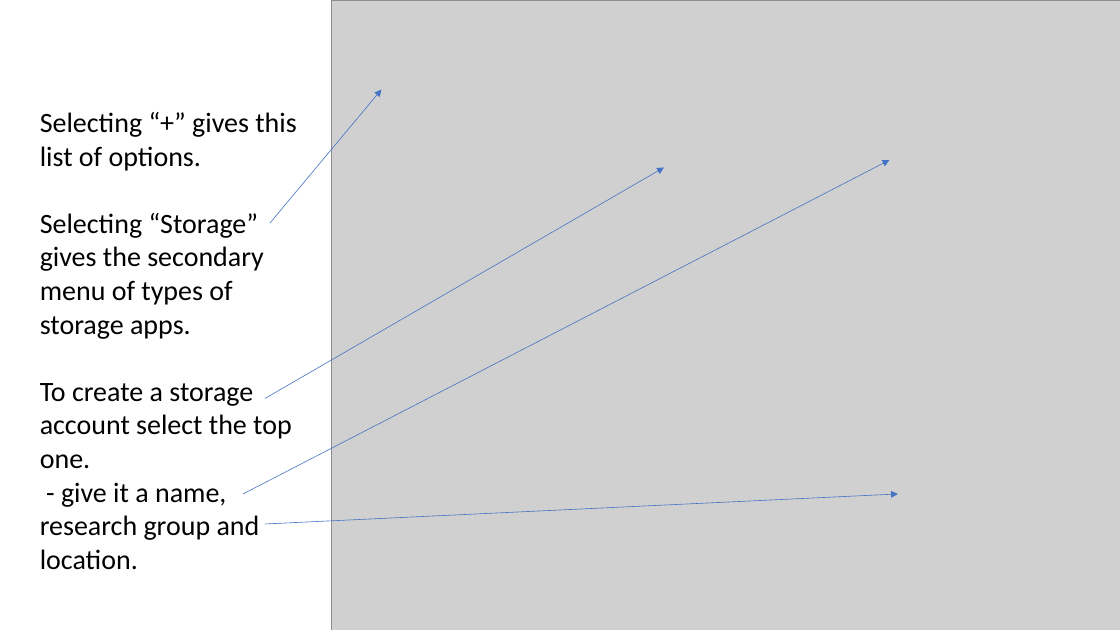
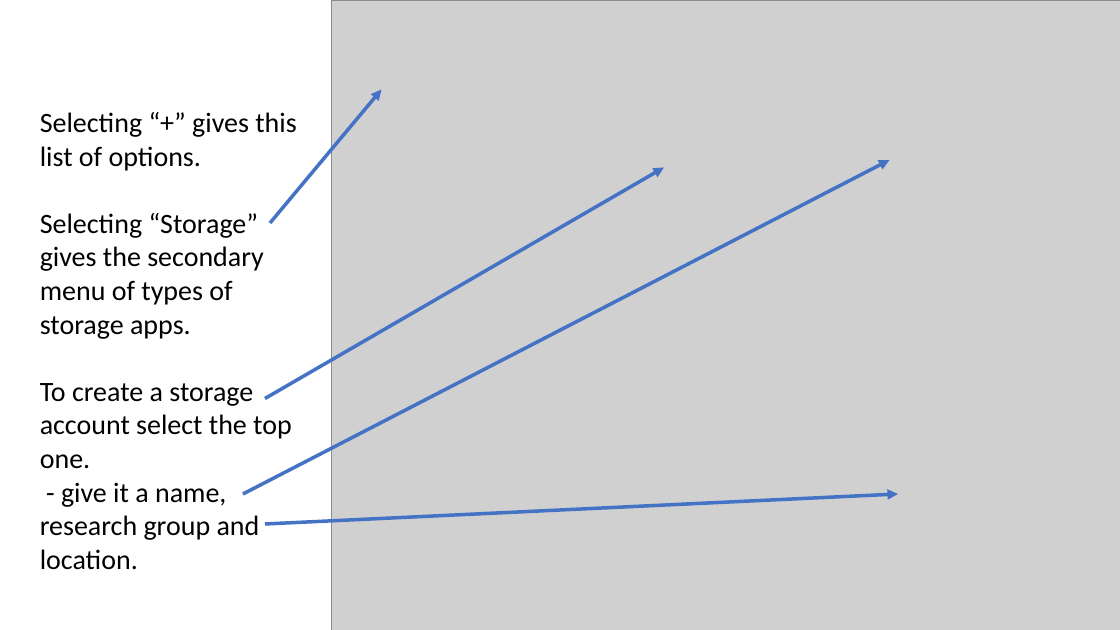
Before and after one commit to SciEngCloud/SciEngCloud.github.io, a slide deck: slide 13 of tutorial/cc4sr-orienting.pptx. Drawn at 1120x630 pixels with LibreOffice and Linux fonts; fonts in the diff are those of the drawing; grey boxes stand for pictures. Boxes give left, top, right and bottom in pixels: in the first picture for what was removed or moved away, otherwise in the second. Text is boxed around its words. In the diff, an @@ line names an element or a change of style, - is before the commit and + after.

```diff
--- a/tutorial/cc4sr-orienting.pptx
+++ b/tutorial/cc4sr-orienting.pptx
@@ arrow (270, 223) - (381, 90): stroke #4472C4 0.5 pt to #4472C4 3 pt @@
@@ arrow (243, 494) - (890, 160): stroke #4472C4 0.5 pt to #4472C4 3 pt @@
@@ arrow (265, 398) - (664, 167): stroke #4472C4 0.5 pt to #4472C4 3 pt @@
@@ arrow (265, 524) - (898, 494): stroke #4472C4 0.5 pt to #4472C4 3 pt @@
```
Also in this commit, not shown: 5 other slides changed, 43 other files.
